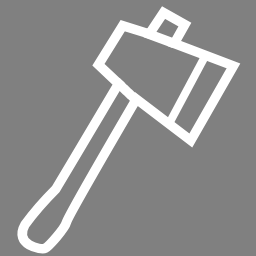
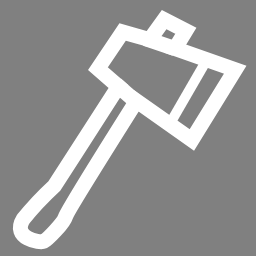
The second (256, 256) image is a revision of the first. Changes to its layers:
pixels changed over [12, 6, 247, 254] (layer not identified)
